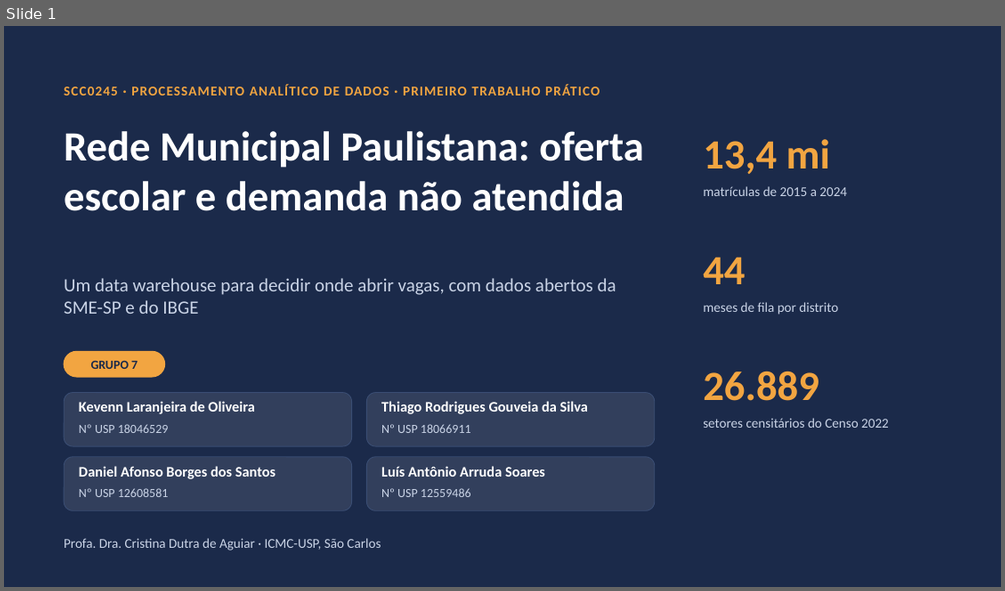
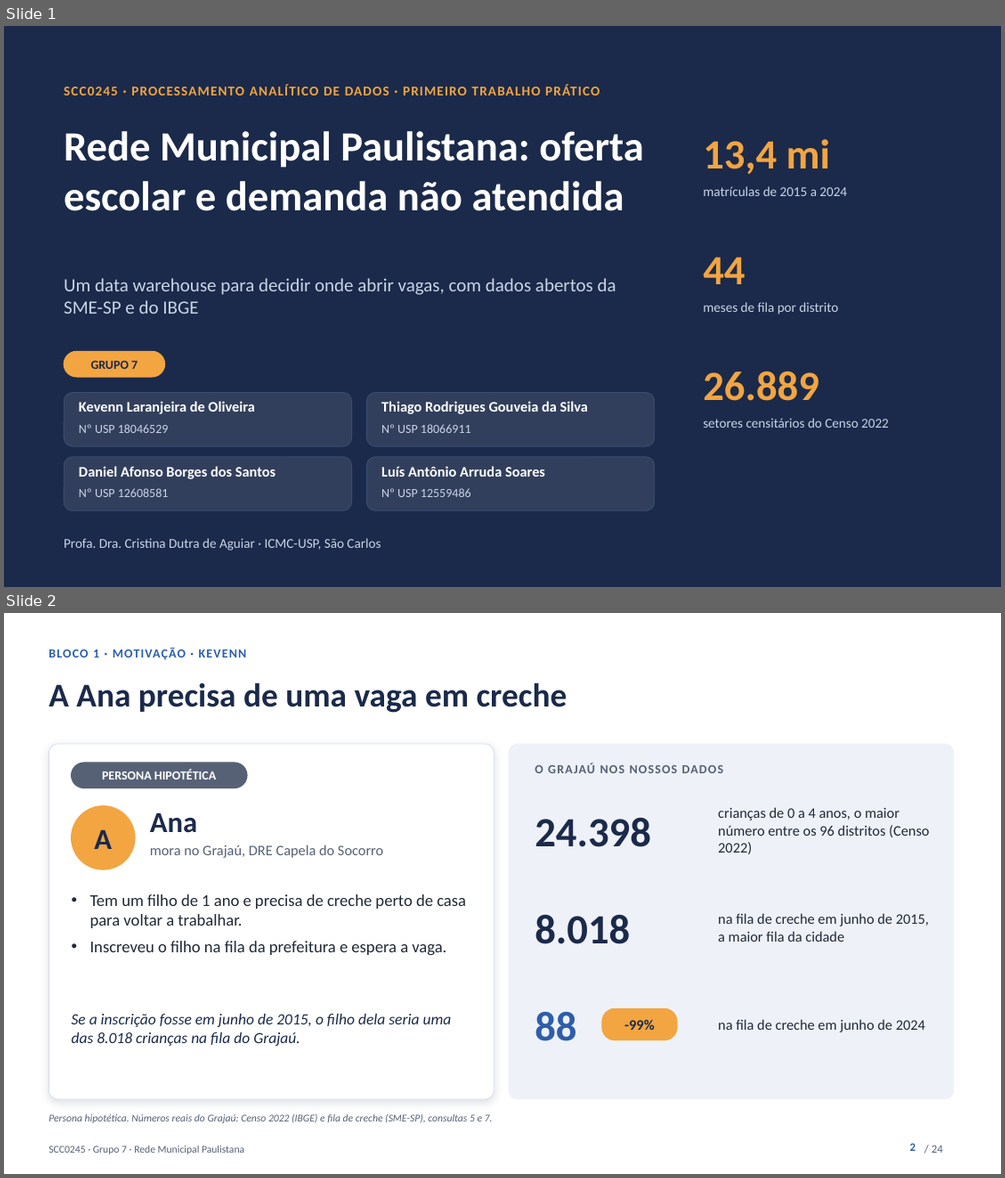
Before and after one commit to kevennlaranjeira/OLAP2026, a slide deck: docs/apresentacao/apresentacao-projeto1.pptx. Shown one above the other, each under a label of ours: slide 1 before the commit, slides 1 and 2 after it. The pictures are 1005x591 and 1005x1178 pixels, drawn with LibreOffice and Linux fonts; fonts in the diff are those of the drawing. Boxes give left, top, right and bottom in pixels: in the first picture for what was removed or moved away, otherwise in the second. Text is boxed around its words. In the diff, an @@ line names an element or a change of style, - is before the commit and + after.

Commit message:
docs(apresentacao): bloco 1 como proposta, com uma persona e 24 slides (#12)
O bloco 1 passa a vender a ideia: a Ana, persona hipotética no Grajaú; o problema na cidade (a fila caiu 97%, a pergunta agora é onde); a nossa solução, com as três bases num data warehouse; as perguntas do gestor; e a resposta para a Ana com números reais das consultas 5 e 7 (Grajaú contra Tremembé). O roteiro fecha o bloco e passa a palavra.

O bloco continua com 5 minutos, porque o enunciado pede tempo homogêneo; são 9 slides com menos tempo cada. pptx, HTML, testes e docs 08, 10, 11 e 12 vão para 24 slides.

```diff
--- a/docs/apresentacao/apresentacao-projeto1.pptx
+++ b/docs/apresentacao/apresentacao-projeto1.pptx
@@ slide 2 added at (x1=4, y1=613, x2=1001, y2=1174), background #FFFFFF @@
@@ text added at (x1=48, y1=647, x2=247, y2=660), 12 pt, text #2E5EAA, bold @@
+BLOCO 1 · MOTIVAÇÃO · KEVENN
@@ text added at (x1=48, y1=682, x2=567, y2=713), 32 pt, text #1B2A4A, bold @@
+A Ana precisa de uma vaga em creche
@@ rounded rectangle added at (x1=48, y1=744, x2=494, y2=1099), fill #FFFFFF, outline #D6E0F0 0.75 pt @@
@@ rounded rectangle added at (x1=509, y1=744, x2=954, y2=1099), fill #EEF2F8, outline #EEF2F8 0.75 pt @@
@@ rounded rectangle added at (x1=72, y1=763, x2=247, y2=788), fill #566175, outline #566175 1 pt @@
@@ text added at (x1=102, y1=770, x2=216, y2=779), 12 pt, text #FFFFFF, bold @@
+PERSONA HIPOTÉTICA
@@ text added at (x1=534, y1=763, x2=723, y2=773), 12 pt, text #566175, bold @@
+O GRAJAÚ NOS NOSSOS DADOS
@@ ellipse added at (x1=72, y1=806, x2=135, y2=869), fill #F2A541, outline #F2A541 1 pt @@
@@ text added at (x1=150, y1=812, x2=197, y2=833), 28 pt, text #1B2A4A, bold @@
+Ana
@@ text added at (x1=534, y1=818, x2=651, y2=847), 40 pt, text #1B2A4A, bold @@
+24.398
@@ text added at (x1=718, y1=807, x2=929, y2=854), 14 pt, text #1F2937 @@
+crianças de 0 a 4 anos, o maior número entre os 96 distritos (Censo 2022)
@@ text added at (x1=94, y1=829, x2=112, y2=849), 28 pt, text #1B2A4A, bold @@
+A
@@ text added at (x1=150, y1=844, x2=383, y2=858), 14 pt, text #566175 @@
+mora no Grajaú, DRE Capela do Socorro
@@ text added at (x1=90, y1=894, x2=466, y2=928), 16 pt, text #1F2937 @@
+• Tem um filho de 1 ano e precisa de creche perto de casa para voltar a trabalhar.
+• Inscreveu o filho na fila da prefeitura e espera a vaga.
@@ text added at (x1=534, y1=914, x2=630, y2=944), 40 pt, text #1B2A4A, bold @@
+8.018
@@ text added at (x1=718, y1=913, x2=929, y2=941), 14 pt, text #1F2937 @@
+na fila de creche em junho de 2015, a maior fila da cidade
@@ text added at (x1=534, y1=1012, x2=576, y2=1041), 40 pt, text #2E5EAA, bold @@
+88
@@ rounded rectangle added at (x1=602, y1=1008, x2=677, y2=1040), fill #F2A541, outline #F2A541 1 pt @@
@@ text added at (x1=72, y1=1013, x2=452, y2=1046), 15 pt, text #1B2A4A, italic @@
+Se a inscrição fosse em junho de 2015, o filho dela seria uma das 8.018 crianças na fila do Grajaú.
@@ text added at (x1=624, y1=1019, x2=654, y2=1030), 14 pt, text #1B2A4A, bold @@
+-99%
@@ text added at (x1=718, y1=1019, x2=925, y2=1032), 14 pt, text #1F2937 @@
+na fila de creche em junho de 2024
@@ text added at (x1=48, y1=1113, x2=493, y2=1123), 10 pt, text #566175, italic @@
+Persona hipotética. Números reais do Grajaú: Censo 2022 (IBGE) e fila de creche (SME-SP), consultas 5 e 7.
@@ text added at (x1=48, y1=1145, x2=244, y2=1154), 10 pt, text #566175 @@
+SCC0245 · Grupo 7 · Rede Municipal Paulistana
@@ page number added at (x1=910, y1=1143, x2=915, y2=1151), 11 pt, text #2E5EAA, bold @@
+2
@@ text added at (x1=931, y1=1144, x2=943, y2=1152), 11 pt, text #566175 @@
+/ 24
```
Also in this commit, not shown: 20 slides changed, 2 other slides added, 7 other files.
